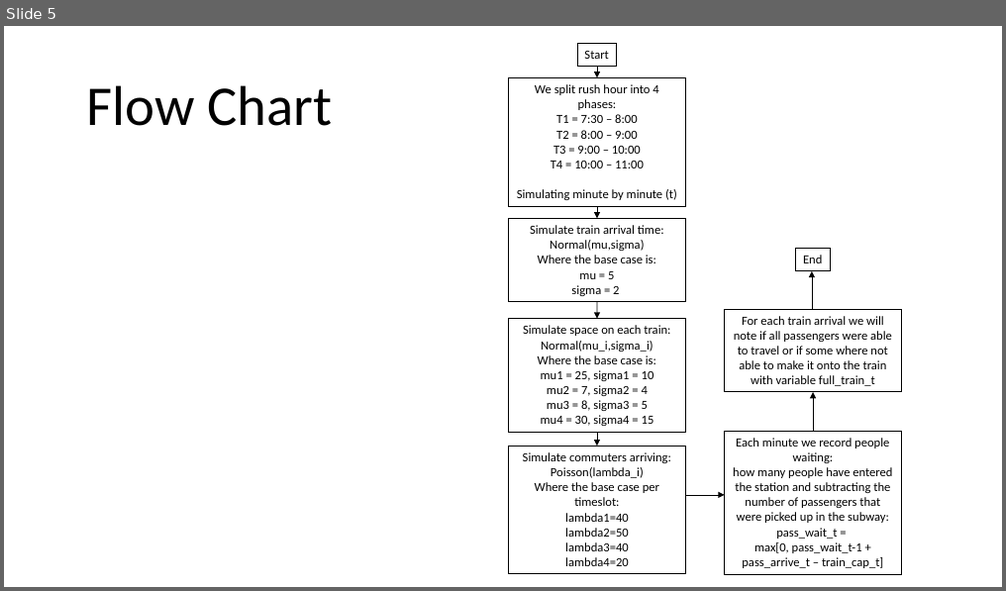
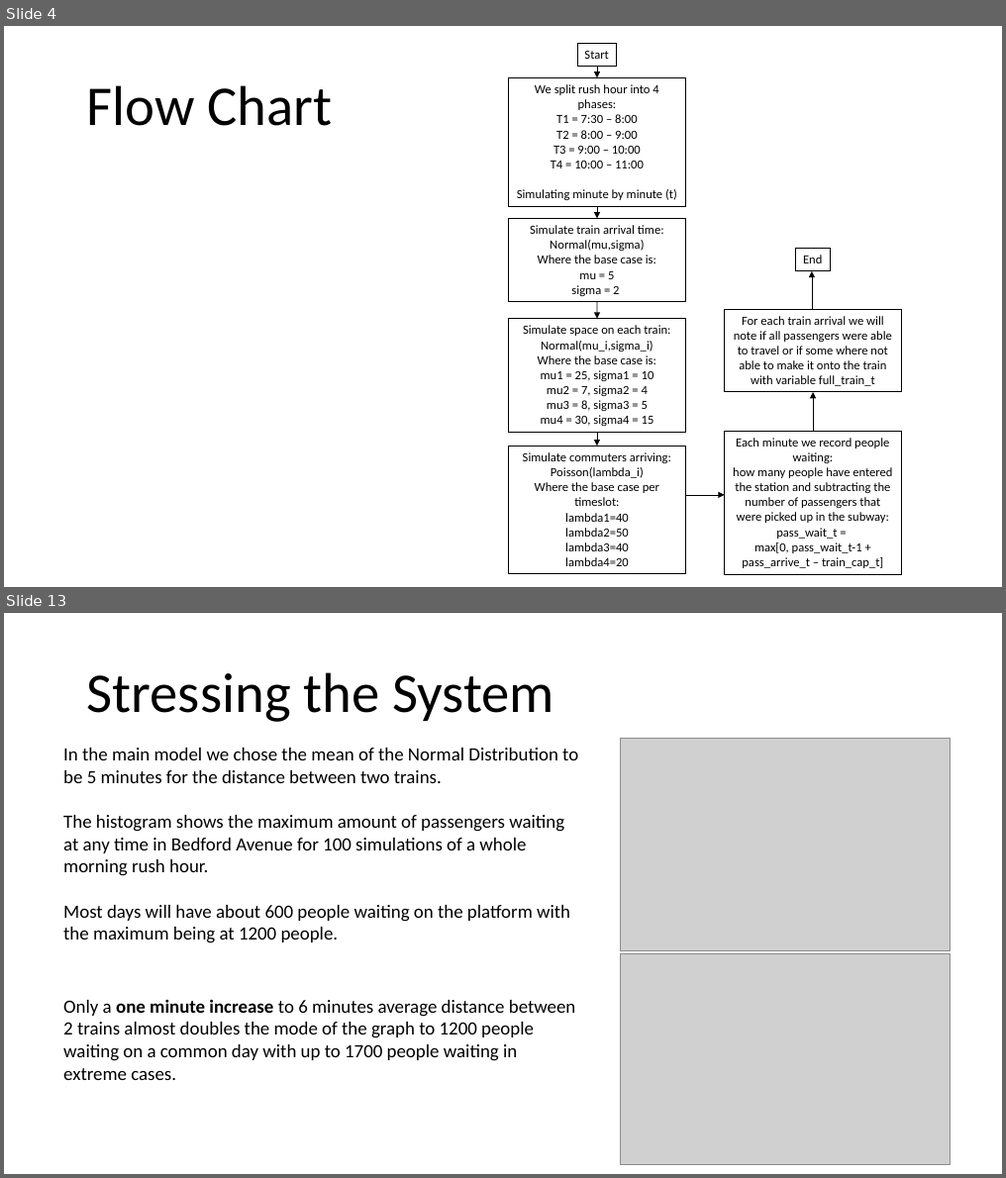
Before and after one commit to ManolisManoli/Data604_Sim-Mod, a slide deck: Final_Project/ManolisManoli_FinalProject_Data604.pptx. Shown one above the other, each under a label of ours: slide 5 before the commit, slides 4 and 13 after it; the slides between them are not shown. The pictures are 1006x591 and 1006x1178 pixels, drawn with LibreOffice and Linux fonts; fonts in the diff are those of the drawing; grey boxes stand for pictures. Boxes give left, top, right and bottom in pixels: in the first picture for what was removed or moved away, otherwise in the second. Text is boxed around its words. In the diff, an @@ line names an element or a change of style, - is before the commit and + after.

```diff
--- a/Final_Project/ManolisManoli_FinalProject_Data604.pptx
+++ b/Final_Project/ManolisManoli_FinalProject_Data604.pptx
@@ slide 13 added at bbox=[4, 613, 1002, 1174], background #FFFFFF @@
@@ text added at bbox=[87, 672, 554, 722], 54 pt, text #000000 @@
+Stressing the System
@@ text added at bbox=[63, 748, 578, 944], 18 pt, text #000000 @@
+In the main model we chose the mean of the Normal Distribution to be 5 minutes for the distance between two trains.
+The histogram shows the maximum amount of passengers waiting at any time in Bedford Avenue for 100 simulations of a whole morning rush hour.
+Most days will have about 600 people waiting on the platform with the maximum being at 1200 people.
@@ picture added at bbox=[620, 739, 949, 952] @@
@@ picture added at bbox=[620, 954, 949, 1165] @@
@@ text added at bbox=[63, 999, 576, 1080], 18 pt, text #000000 @@
+Only a one minute increase to 6 minutes average distance between 2 trains almost doubles the mode of the graph to 1200 people waiting on a common day with up to 1700 people waiting in extreme cases.
@@ what was slide 5 is now slide 4 @@
```
Also in this commit, not shown: 2 slides changed, 10 other slides added, 1 slide removed.
